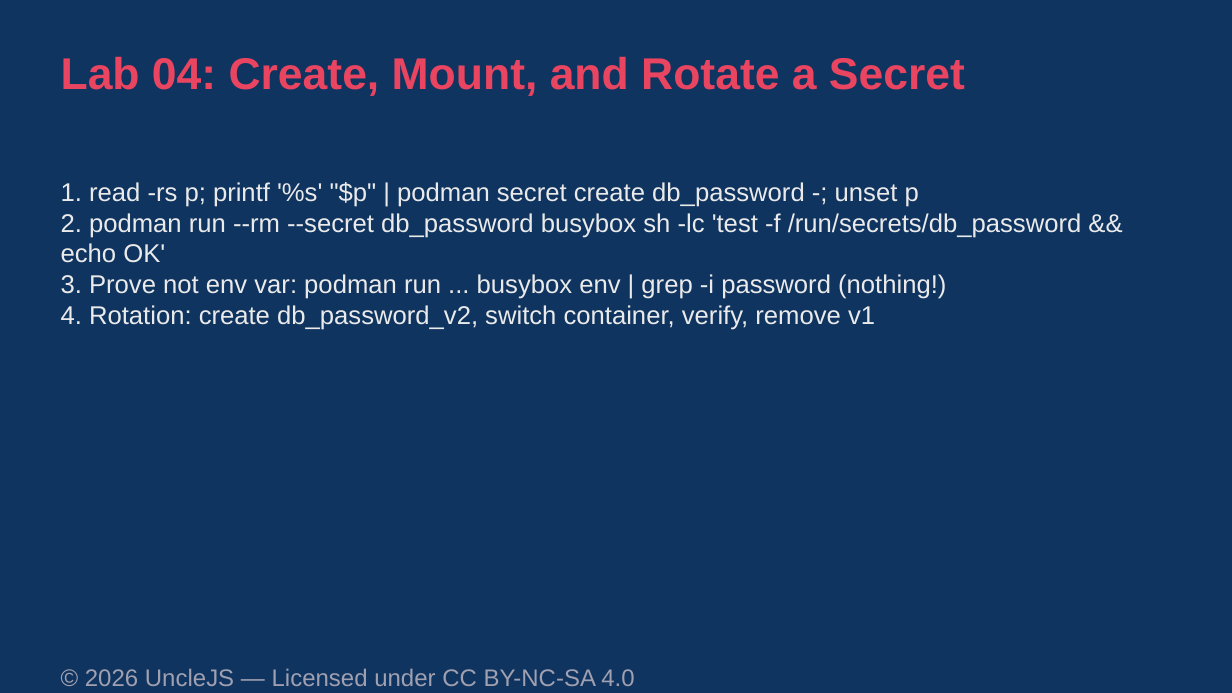
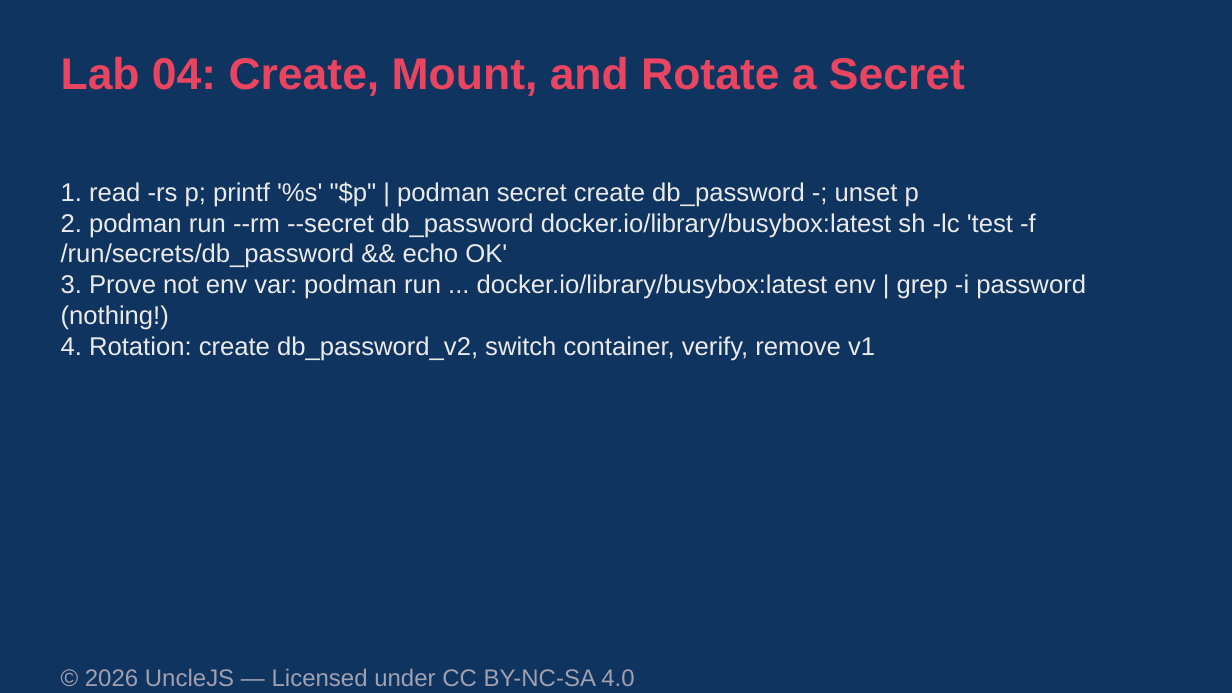
Before and after one commit to UncleJS/course_podman, a slide deck: slide 4 of slides/04-secrets.odp. Drawn at 1232x693 pixels with LibreOffice and Linux fonts; fonts in the diff are those of the drawing. Boxes give left, top, right and bottom in pixels: in the first picture for what was removed or moved away, otherwise in the second. Text is boxed around its words. In the diff, an @@ line names an element or a change of style, - is before the commit and + after.

```diff
--- a/slides/04-secrets.odp
+++ b/slides/04-secrets.odp
@@ text at box(61, 213, 1086, 330): text changed @@
-2. podman run --rm --secret db_password busybox sh -lc 'test -f /run/secrets/db_password && echo OK'
-3. Prove not env var: podman run ... busybox env | grep -i password (nothing!)
+2. podman run --rm --secret db_password docker.io/library/busybox:latest sh -lc 'test -f /run/secrets/db_password && echo OK'
+3. Prove not env var: podman run ... docker.io/library/busybox:latest env | grep -i password (nothing!)
```
Also in this commit, not shown: 28 other files.
